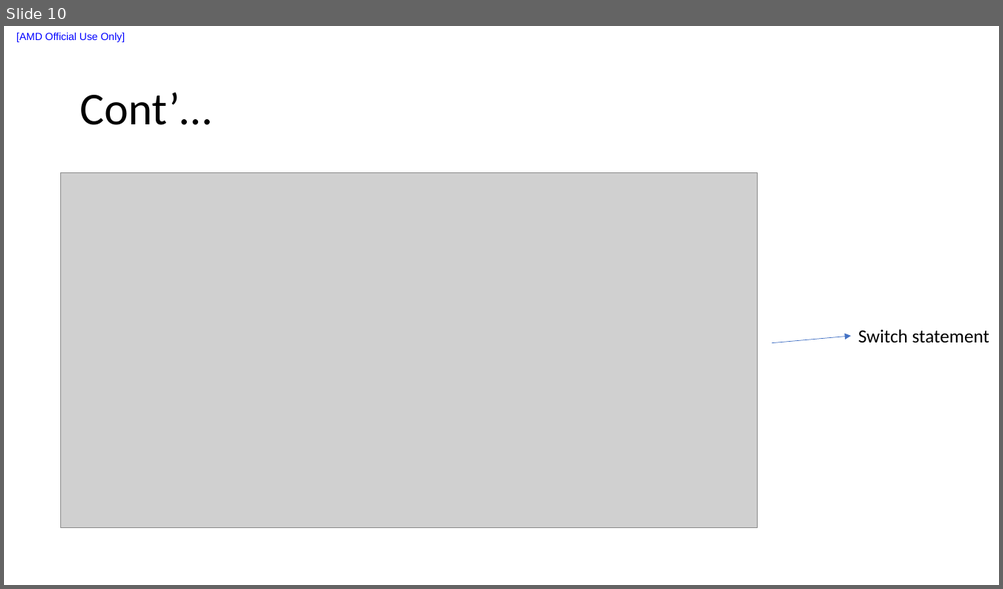
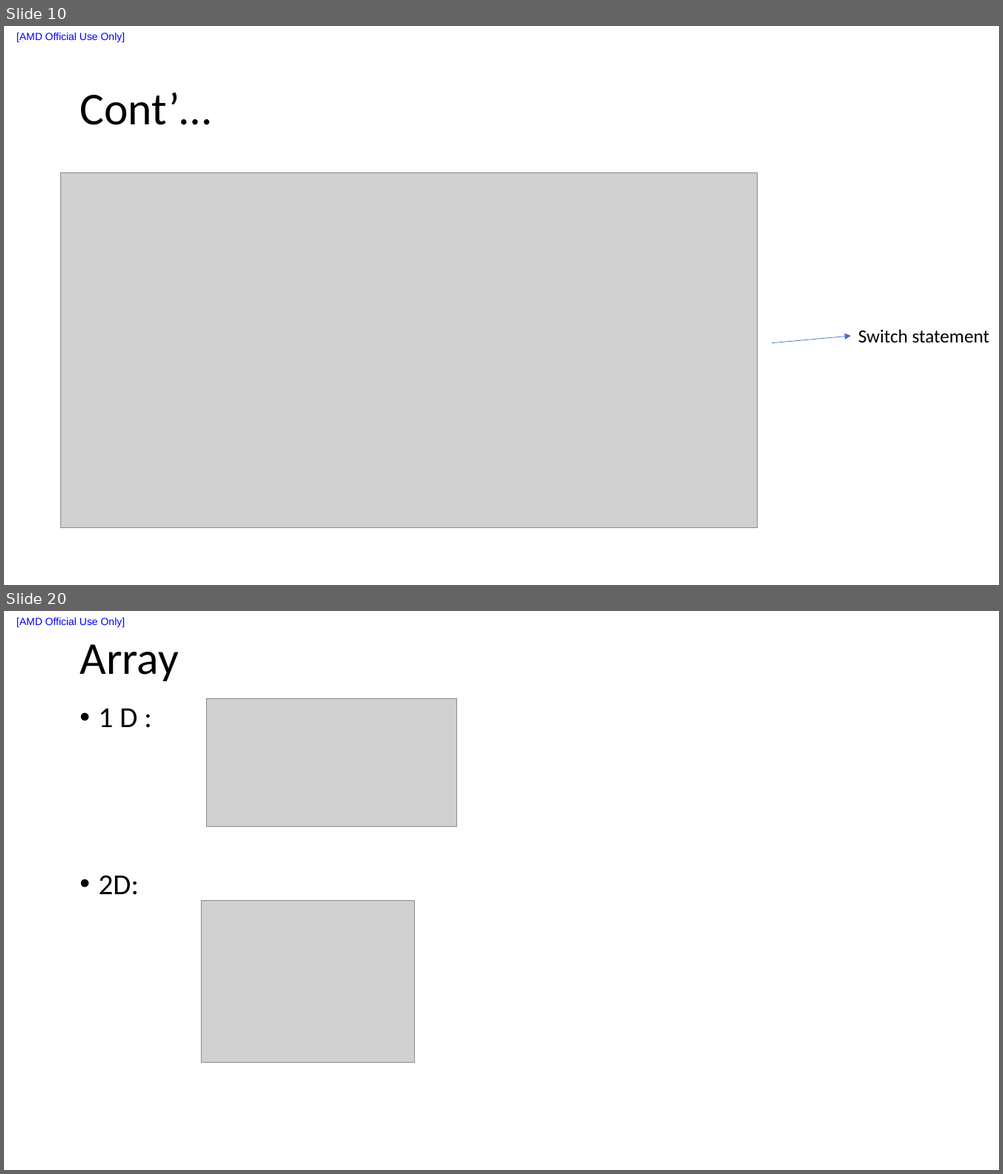
Before and after one commit to liuxu-github-ui/Java, a slide deck: Youtube_tutorial/Notes.pptx. Shown one above the other, each under a label of ours: slide 10 before the commit, slides 10 and 20 after it; the slides between them are not shown. The pictures are 1003x589 and 1003x1174 pixels, drawn with LibreOffice and Linux fonts; fonts in the diff are those of the drawing; grey boxes stand for pictures. Boxes give left, top, right and bottom in pixels: in the first picture for what was removed or moved away, otherwise in the second. Text is boxed around its words. In the diff, an @@ line names an element or a change of style, - is before the commit and + after.

```diff
--- a/Youtube_tutorial/Notes.pptx
+++ b/Youtube_tutorial/Notes.pptx
@@ slide 20 added at (4, 611, 999, 1170), background #FFFFFF; not listed: 1 template element that a slide beside it also shows @@
@@ title added at (79, 644, 179, 681), 44 pt, text #000000 @@
+Array
@@ picture added at (207, 699, 457, 827) @@
@@ text added at (99, 708, 139, 895), 28 pt, text #000000 @@
+• 1 D :
+• 2D:
@@ picture added at (201, 901, 415, 1063) @@
```
Also in this commit, not shown: 12 other slides added, 2 other files.
